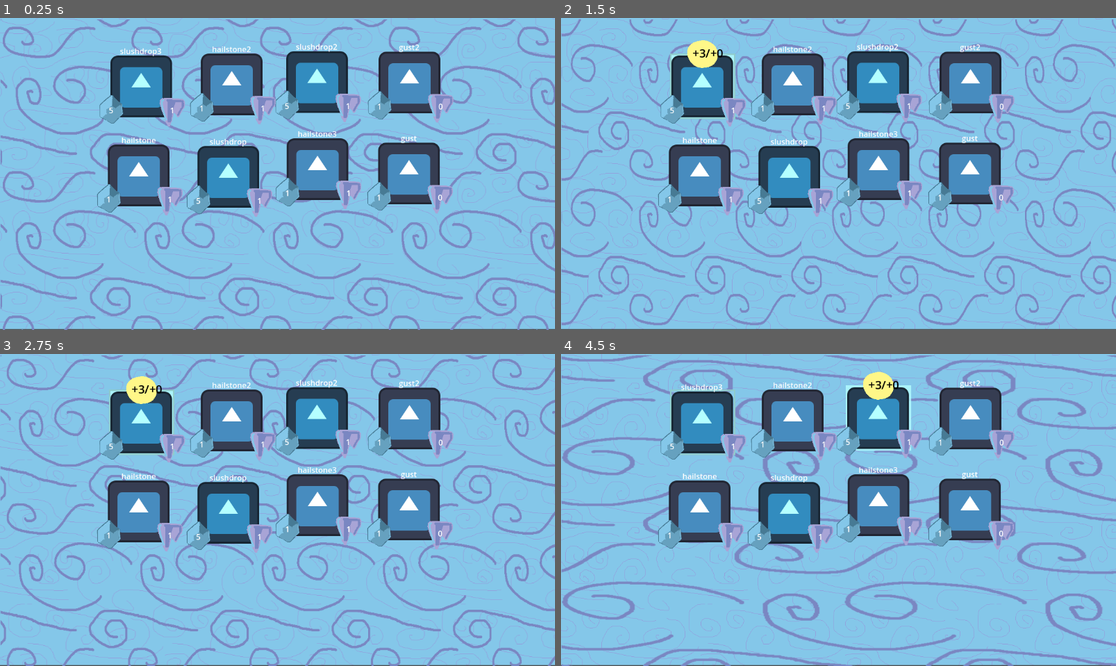
Above: before the commit, frames 1-4 (two rows, left to right).
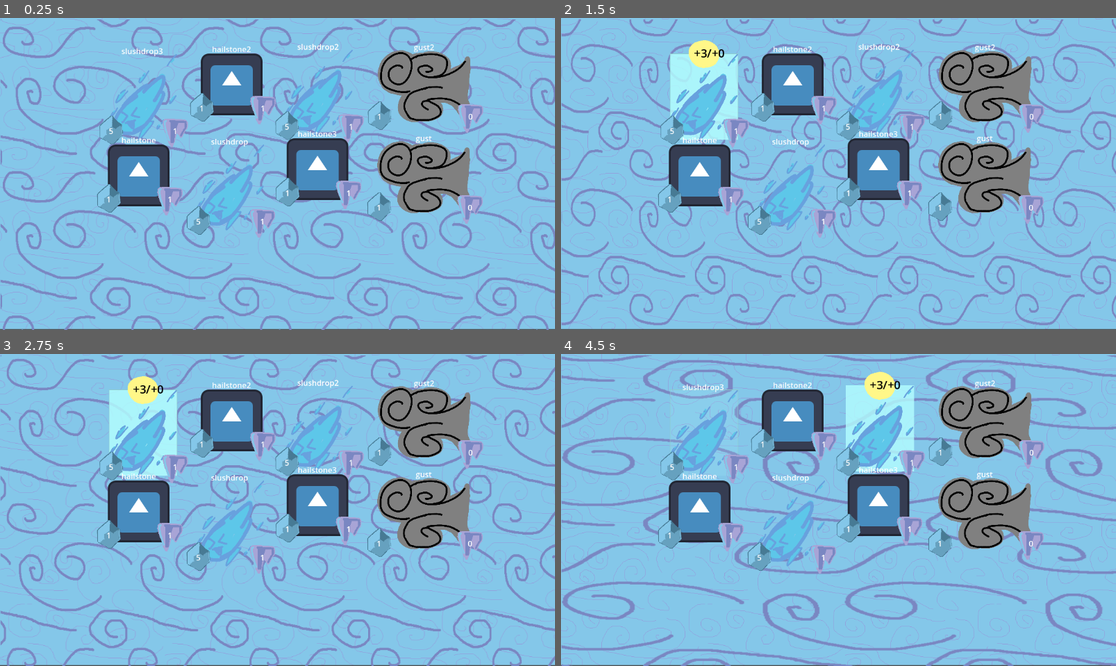
Above: after the commit, the same moments.

Repository: alex-mike-mark-again/godot-combat
Game: Godot game, scene res://troops/stage2b.tscn
Two runs of this game, one before a commit and one after it. Both use one fixed random seed, a clock stepped at 60 frames per second and the inputs below. This scene is started directly instead of the project's main scene. The engine's default icon, where the game draws it, is replaced by a stand-in: a white triangle on a blue panel in a dark square.
Inputs (mouse positions are in pixels of both pictures, inside the frame that each line leads up to):
- Up to frame 1 (0.25 s): no input
- Up to frame 2 (1.5 s): click (705, 86) at 0.52 s; click (705, 86) at 1.27 s
- Up to frame 3 (2.75 s): click (144, 422) at 2.02 s
- Up to frame 4 (4.5 s): move the mouse to (960, 494) at 2.77 s; move the mouse to (727, 525) at 3.52 s; move the mouse to (894, 441) at 4.27 s

The runs differ from the first frame. In frame 1, 17% of the frame differs, in the area x 17-88%, y 8-71%; in frame 2, 17%, in the area x 17-88%, y 7-71%; in frame 3, 17%; in frame 4, 17%.

Commit message:
adds slush and gust sprites

Diff:
--- a/enemies/gust.tscn
+++ b/enemies/gust.tscn
@@ -1,7 +1,14 @@
-[gd_scene load_steps=2 format=3 uid="uid://dkxsy0ps5udh2"]
+[gd_scene load_steps=3 format=3 uid="uid://dkxsy0ps5udh2"]
 
 [ext_resource type="PackedScene" uid="uid://d15w3qccq2gc8" path="res://enemies/enemy.tscn" id="1_x54mq"]
+[ext_resource type="Texture2D" uid="uid://ddadtq1q4mjk0" path="res://sprites/gust.png" id="2_eaj54"]
 
 [node name="gust" instance=ExtResource("1_x54mq")]
 buff_hp = 10
 buff_max_hp = 5
+
+[node name="Selector" parent="." index="1"]
+offset_right = 1040.0
+offset_bottom = 825.0
+scale = Vector2(0.19, 0.19)
+icon = ExtResource("2_eaj54")
--- a/enemies/slushdrop.tscn
+++ b/enemies/slushdrop.tscn
@@ -1,11 +1,16 @@
-[gd_scene load_steps=2 format=3 uid="uid://gwetcstf73el"]
+[gd_scene load_steps=3 format=3 uid="uid://gwetcstf73el"]
 
 [ext_resource type="PackedScene" uid="uid://d15w3qccq2gc8" path="res://enemies/enemy.tscn" id="1_v5d7e"]
+[ext_resource type="Texture2D" uid="uid://7013ybmnr0en" path="res://sprites/slushball.png" id="2_e0lqw"]
 
 [node name="slushdrop" instance=ExtResource("1_v5d7e")]
 buff_hp = 3
 atk = 1
 maxHp = 5
 
-[node name="Selector" parent="." index="2"]
+[node name="Selector" parent="." index="1"]
 self_modulate = Color(0.705882, 1, 1, 1)
+offset_right = 693.0
+offset_bottom = 875.0
+scale = Vector2(0.205, 0.205)
+icon = ExtResource("2_e0lqw")
Binary file added: sprites/gust.png
Not shown, added: sprites/gust.png.import
Binary file added: sprites/slushball.png
Not shown, added: sprites/slushball.png.import
Not shown, added: sprites/gust.kra
Not shown, added: sprites/slushball.kra
